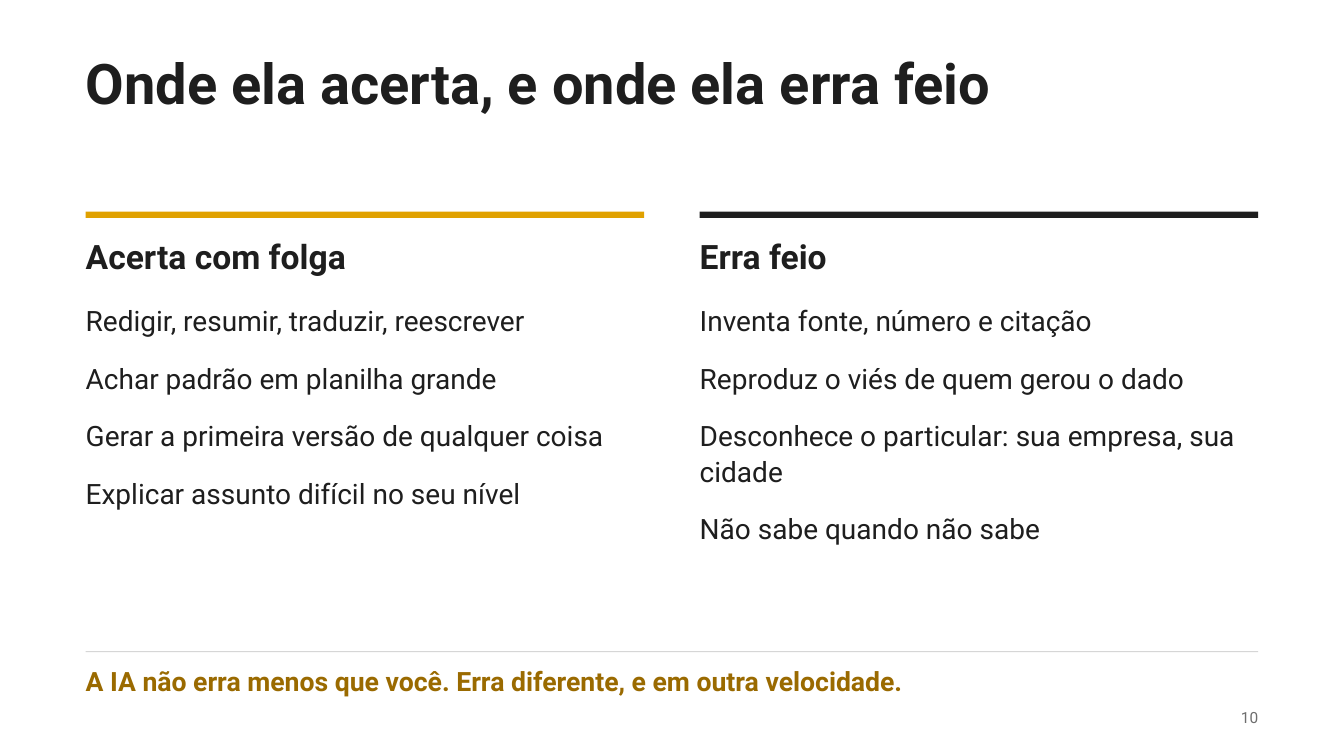
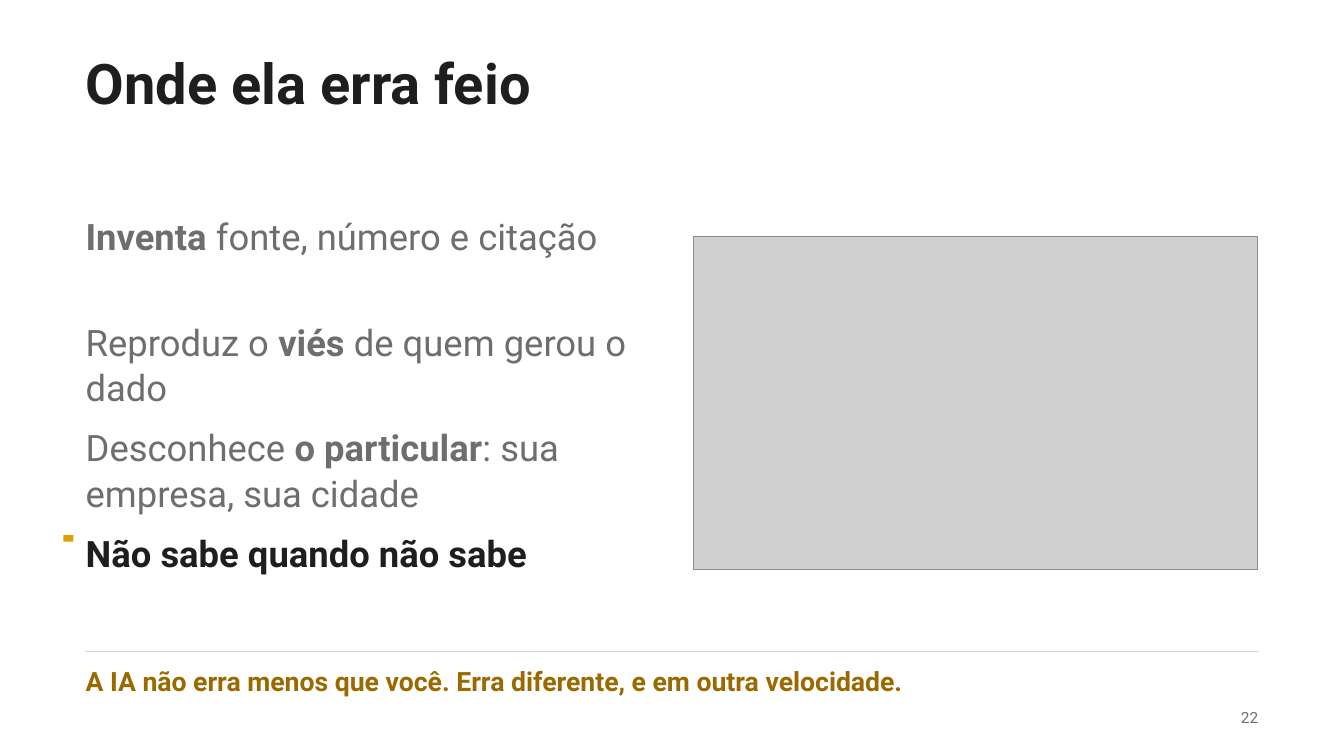
Before and after one commit to talks4all/talks4all.github.io, a slide deck: slide 22 of files/ia-no-seu-dia-urcamp.pptx (slide 10 before the commit). Drawn at 1344x756 pixels with LibreOffice and Linux fonts; fonts in the diff are those of the drawing; grey boxes stand for pictures. Boxes give left, top, right and bottom in pixels: in the first picture for what was removed or moved away, otherwise in the second. Text is boxed around its words. In the diff, an @@ line names an element or a change of style, - is before the commit and + after.

```diff
--- a/files/ia-no-seu-dia-urcamp.pptx
+++ b/files/ia-no-seu-dia-urcamp.pptx
@@ text at bbox=[86, 61, 531, 105]: text changed @@
-Onde ela acerta, e onde ela erra feio
+Onde ela erra feio
@@ rectangle removed at bbox=[86, 212, 644, 218] @@
@@ text added at bbox=[86, 222, 597, 258], 26 pt, text #6E6E6E @@
+Inventa fonte, número e citação
@@ picture added at bbox=[694, 237, 1258, 570] @@
@@ rectangle removed at bbox=[700, 212, 1258, 218] @@
@@ text removed at bbox=[700, 243, 827, 270] @@
-Erra feio
@@ text at bbox=[86, 328, 626, 402]: text changed; size 24 to 26 pt; text colour #1E1E1E to #6E6E6E; bold off @@
-Acerta com folga
+Reproduz o viés de quem gerou o dado
@@ text removed at bbox=[700, 309, 1234, 545] @@
-Inventa fonte, número e citação
-Reproduz o viés de quem gerou o dado
-Desconhece o particular: sua empresa, sua cidade
-Não sabe quando não sabe
@@ text at bbox=[86, 433, 559, 515]: text changed; size 20 to 26 pt; text colour #1E1E1E to #6E6E6E @@
-Redigir, resumir, traduzir, reescrever
-Achar padrão em planilha grande
-Gerar a primeira versão de qualquer coisa
-Explicar assunto difícil no seu nível
+Desconhece o particular: sua empresa, sua cidade
@@ rectangle added at bbox=[64, 535, 74, 541], fill #E0A100 @@
@@ text added at bbox=[86, 539, 526, 575], 26 pt, text #1E1E1E, bold @@
+Não sabe quando não sabe
@@ text at bbox=[1241, 712, 1258, 723]: text changed @@
-10
+22
```
Also in this commit, not shown: 31 other slides changed, 15 slides added, 5 other files.
